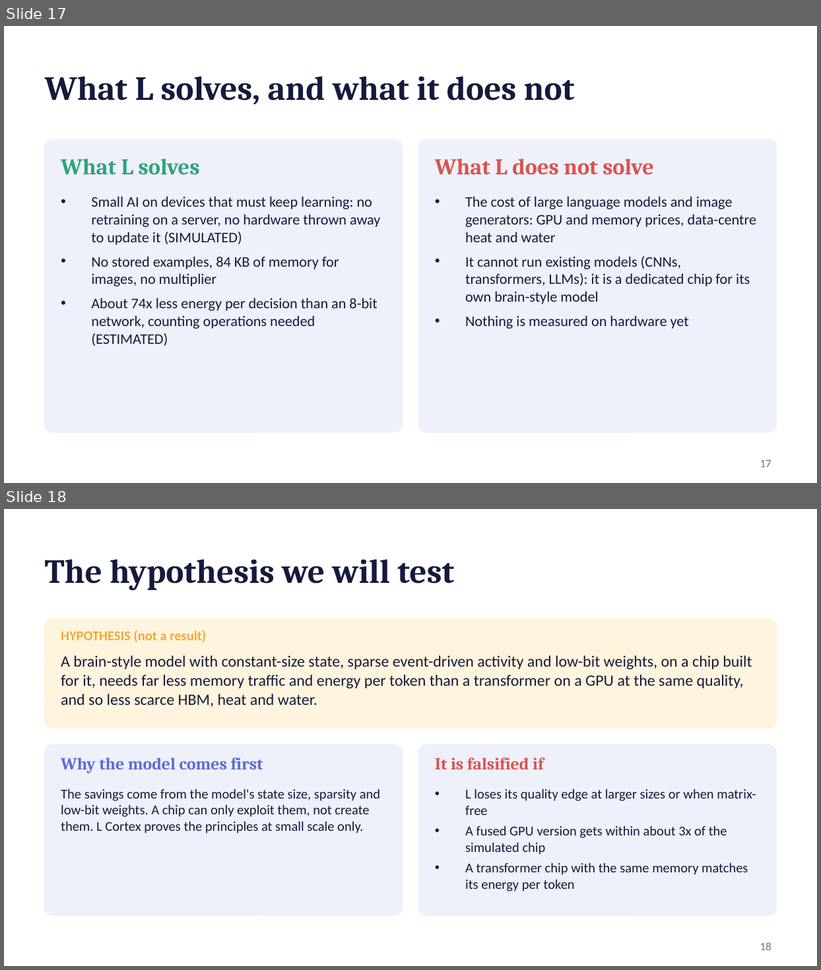
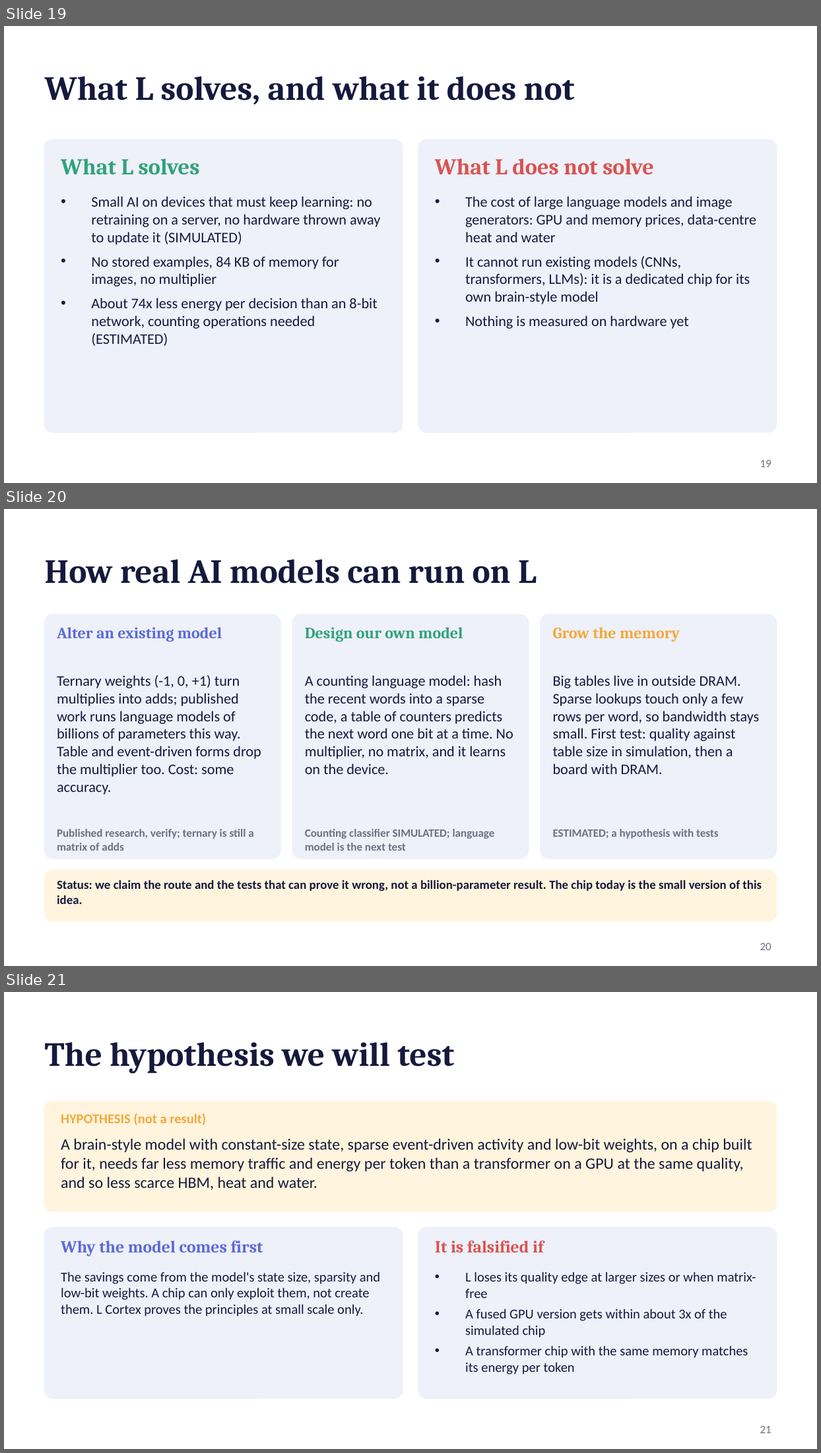
Before and after one commit to kurosaki11op-art/gpu2.0, a slide deck: docs/L_pitch_final.pptx. Shown one above the other, each under a label of ours: slides 17 and 18 before the commit, slides 19, 20 and 21 after it. The pictures are 821x970 and 821x1453 pixels, drawn with LibreOffice and Linux fonts; fonts in the diff are those of the drawing. Boxes give left, top, right and bottom in pixels: in the first picture for what was removed or moved away, otherwise in the second. Text is boxed around its words. In the diff, an @@ line names an element or a change of style, - is before the commit and + after.

```diff
--- a/docs/L_pitch_final.pptx
+++ b/docs/L_pitch_final.pptx
@@ slide 20 added at [4,509,817,966], background #FFFFFF @@
@@ title added at [45,559,537,584], 30 pt, text #151A3D, bold @@
+How real AI models can run on L
@@ rounded rectangle added at [45,615,281,859], fill #EEF0FA, outline #EEF0FA 1 pt @@
@@ text added at [57,627,222,642], 14 pt, text #5B6BD6, bold @@
+Alter an existing model
@@ rounded rectangle added at [292,615,529,859], fill #EEF0FA, outline #EEF0FA 1 pt @@
@@ text added at [305,627,463,642], 14 pt, text #2FA37A, bold @@
+Design our own model
@@ rounded rectangle added at [541,615,776,859], fill #EEF0FA, outline #EEF0FA 1 pt @@
@@ text added at [553,627,680,642], 14 pt, text #F2A93B, bold @@
+Grow the memory
@@ text added at [57,675,261,795], 13 pt, text #151A3D @@
+Ternary weights (-1, 0, +1) turn multiplies into adds; published work runs language models of billions of parameters this way. Table and event-driven forms drop the multiplier too. Cost: some accuracy.
@@ text added at [305,675,514,774], 13 pt, text #151A3D @@
+A counting language model: hash the recent words into a sparse code, a table of counters predicts the next word one bit at a time. No multiplier, no matrix, and it learns on the device.
@@ text added at [553,675,759,774], 13 pt, text #151A3D @@
+Big tables live in outside DRAM. Sparse lookups touch only a few rows per word, so bandwidth stays small. First test: quality against table size in simulation, then a board with DRAM.
@@ text added at [57,829,253,851], 10 pt, text #6B7280, bold @@
+Published research, verify; ternary is still a matrix of adds
@@ text added at [305,829,495,851], 10 pt, text #6B7280, bold @@
+Counting classifier SIMULATED; language model is the next test
@@ text added at [553,829,719,839], 10 pt, text #6B7280, bold @@
+ESTIMATED; a hypothesis with tests
@@ rounded rectangle added at [45,871,776,921], fill #FFF4DD, outline #FFF4DD 1 pt @@
@@ text added at [57,880,762,904], 11 pt, text #151A3D, bold @@
+Status: we claim the route and the tests that can prove it wrong, not a billion-parameter result. The chip today is the small version of this idea.
@@ page number added at [760,943,772,951], 10 pt, text #6B7280 @@
+20
@@ what was slide 17 is now slide 19 @@
@@ page number at [760,460,772,468]: text changed @@
-17
+19
@@ what was slide 18 is now slide 21 @@
@@ page number at [760,1426,772,1434]: text changed @@
-18
+21
```
Also in this commit, not shown: 8 slides changed, 2 other slides added, 4 other files.
